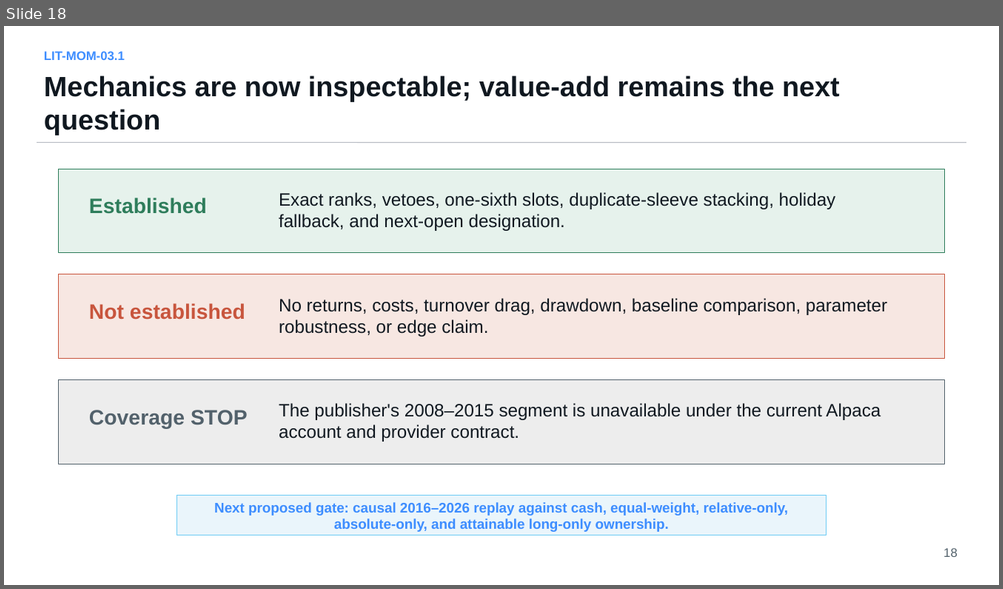
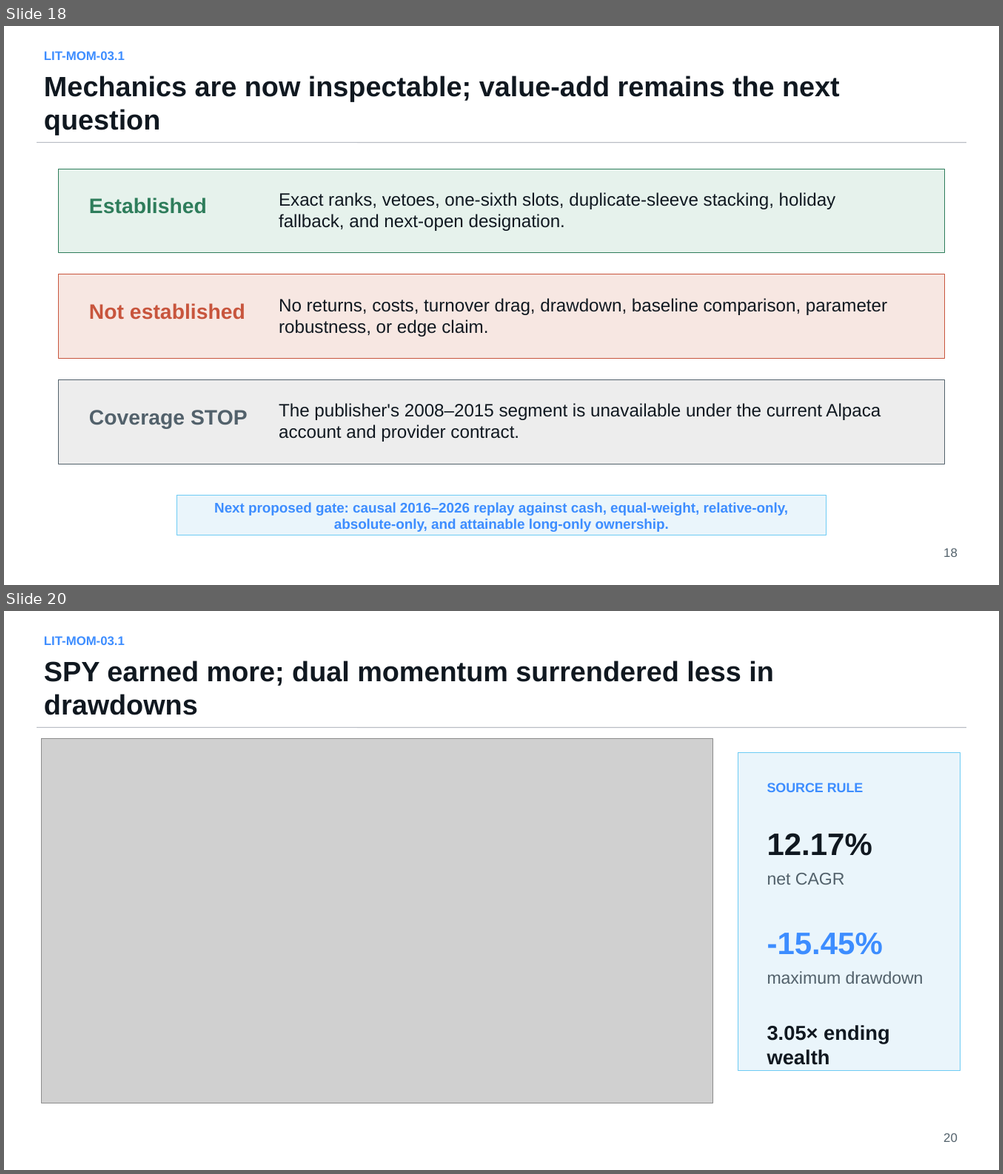
Before and after one commit to Francisc0Franc0/Time-Series-Modeling-Gen5, a slide deck: literature_studies/presentations/gen5_lit_mom_03_1_dual_momentum_study.pptx. Shown one above the other, each under a label of ours: slide 18 before the commit, slides 18 and 20 after it; the slides between them are not shown. The pictures are 1003x589 and 1003x1174 pixels, drawn with LibreOffice and Linux fonts; fonts in the diff are those of the drawing; grey boxes stand for pictures. Boxes give left, top, right and bottom in pixels: in the first picture for what was removed or moved away, otherwise in the second. Text is boxed around its words. In the diff, an @@ line names an element or a change of style, - is before the commit and + after.

Commit message:
Evaluate dual momentum against causal controls

```diff
--- a/literature_studies/presentations/gen5_lit_mom_03_1_dual_momentum_study.pptx
+++ b/literature_studies/presentations/gen5_lit_mom_03_1_dual_momentum_study.pptx
@@ slide 20 added at (4,611,999,1170), background #FFFFFF @@
@@ text added at (44,636,125,645), 12 pt, text #3D8DFF, bold @@
+LIT-MOM-03.1
@@ text added at (44,661,774,715), 27 pt, text #101820, bold @@
+SPY earned more; dual momentum surrendered less in drawdowns
@@ line added from (37, 727) to (967, 727), #B8BCC4 0.75 pt @@
@@ picture added at (41,738,712,1104) @@
@@ rectangle added at (737,753,960,1071), fill #EAF5FB, outline #6DCBF4 0.75 pt @@
@@ text added at (767,783,863,792), 12.8 pt, text #3D8DFF, bold @@
+SOURCE RULE
@@ text added at (767,833,872,856), 30 pt, text #101820, bold @@
+12.17%
@@ text added at (767,873,845,885), 16.5 pt, text #52616B @@
+net CAGR
@@ text added at (767,933,882,955), 30 pt, text #3D8DFF, bold @@
+-15.45%
@@ text added at (767,971,923,984), 16.5 pt, text #52616B @@
+maximum drawdown
@@ text added at (767,1025,890,1065), 19.5 pt, text #101820, bold @@
+3.05× ending wealth
@@ text added at (943,1133,957,1142), 12 pt, text #52616B @@
+20
```
Also in this commit, not shown: 1 slide changed, 5 other slides added, 9 other files.
